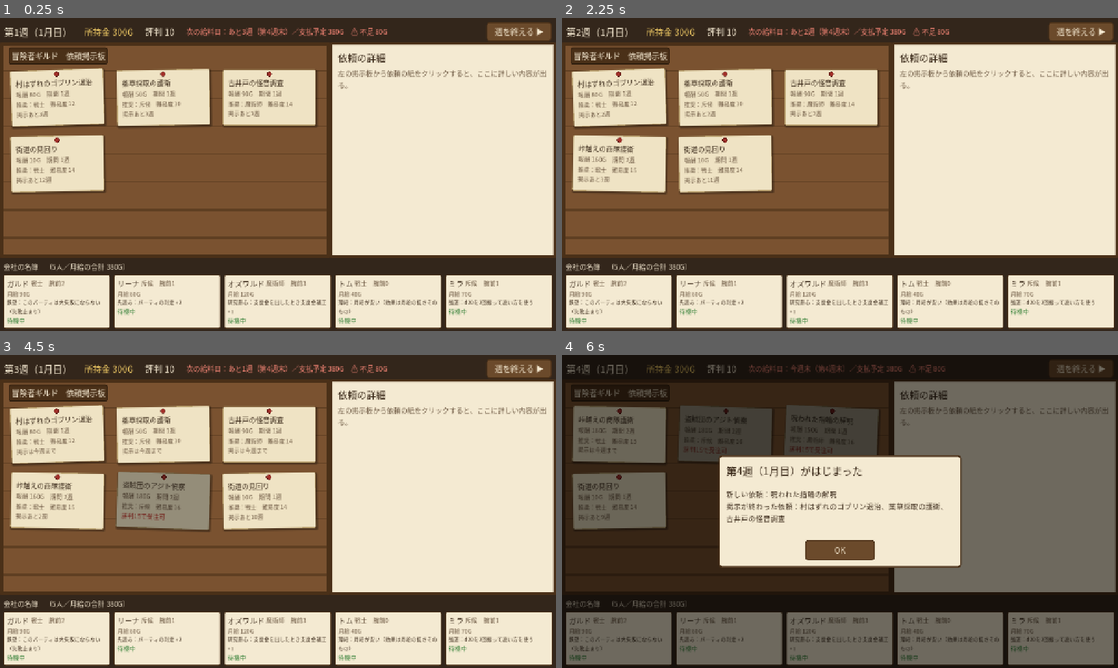
Above: before the commit, frames 1-4 (two rows, left to right).
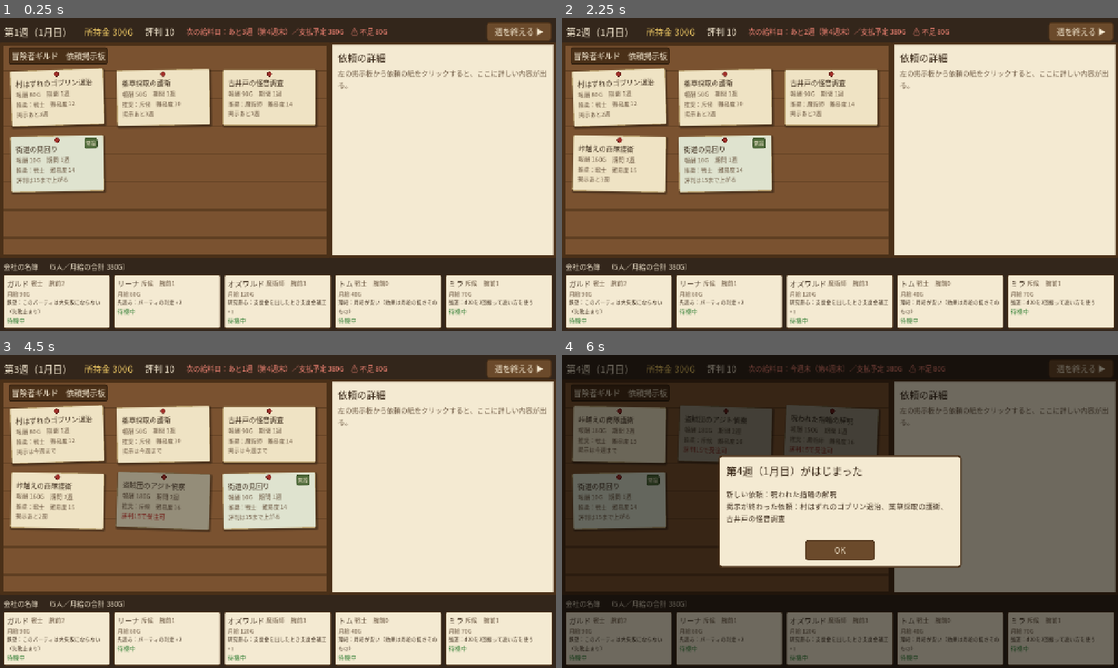
Above: after the commit, the same moments.

Repository: syamisenn99-lab/Game
Game: Godot game, scene res://scenes/main.tscn
Same seed, same stepped clock (60 frames per second), same inputs: the game is played once before the commit and once after it.
Inputs:
- Up to frame 1 (0.25 s): no input
- Up to frame 2 (2.25 s): click "週を終える ▶" at 0.5 s; click "次へ" at 1.25 s; click "OK" at 2 s
- Up to frame 3 (4.5 s): click "週を終える ▶" at 2.75 s; click "次へ" at 3.5 s; click "OK" at 4.25 s
- Up to frame 4 (6 s): click "週を終える ▶" at 5 s; click "次へ" at 5.75 s

The runs differ from the first frame. In frame 1, 0.2% of the frame differs, in the area x 3-18%, y 38-53%; in frame 2, 0.2%; in frame 3, 0.2%, in the area x 41-56%, y 38-53%; in frame 4, 0.1%.

Commit message:
冒険者会社: 常設依頼をUIに表示し、README を更新
- 常設依頼の紙は色を変えて「常設」の札をつけ、評判の上限を表示する
- 詳細パネル・派遣パネル・結果レポートに、評判の上限と、上限で評判が上がらなかったことを表示する
- 派遣パネルで、派遣中の冒険者をプログラムから選べてしまう穴を塞いだ

Co-Authored-By: Claude Opus 5.5 <noreply@anthropic.com>
Claude-Session: https://claude.ai/code/session_015gyMhzKsqmrqZoKM8BQaZ4

Diff:
--- a/adventurer_company/scripts/ui/dispatch_panel.gd
+++ b/adventurer_company/scripts/ui/dispatch_panel.gd
@@ -150,6 +150,8 @@
 	_title.text = "派遣：%s" % q.def.name
 	_subtitle.text = "難易度 %d ／ 推奨職業 %s ／ 期間 %d週 ／ 報酬 %dG" % [
 		q.def.difficulty, c.config.job_name(q.def.job), q.def.weeks, q.def.reward]
+	if q.def.reputation_cap >= 0:
+		_subtitle.text += " ／ 評判は%dまで（いま %d）" % [q.def.reputation_cap, c.reputation]
 
 	UiKit.clear_children(_adventurer_box)
 	_checks.clear()
@@ -218,7 +220,7 @@
 
 func _on_adventurer_toggled(on: bool, adventurer_id: String) -> void:
 	if on and not selected_ids.has(adventurer_id):
-		if selected_ids.size() >= controller.config.party_max:
+		if not controller.adventurer(adventurer_id).is_idle() or selected_ids.size() >= controller.config.party_max:
 			(_checks[adventurer_id] as CheckBox).set_pressed_no_signal(false)
 			return
 		selected_ids.append(adventurer_id)
--- a/adventurer_company/scripts/ui/quest_detail.gd
+++ b/adventurer_company/scripts/ui/quest_detail.gd
@@ -60,6 +60,8 @@
 	grid.add_theme_constant_override("v_separation", 6)
 	_content.add_child(grid)
 	var rep_ok := c.is_unlocked(q)
+	if d.repeatable:
+		_content.add_child(UiKit.label("常設依頼：完了しても掲示板に残り、次の週からまた受けられる（同時に受けられるのは1組だけ）。", 14, UiKit.INFO, true))
 	var rows := [
 		["難易度", str(d.difficulty), UiKit.INK],
 		["期間", "%d週" % d.weeks, UiKit.INK],
@@ -74,9 +76,16 @@
 		rows.append(["状態", "受注中（残り%d週）" % q.weeks_left, UiKit.INFO])
 		rows.append(["パーティ", "、".join(names), UiKit.INK])
 		rows.append(["支度金", "%dG" % c.config.supply_cost(q.supply_tier), UiKit.INK])
+	elif d.repeatable:
+		rows.append(["掲示期限", "なし（常設）", UiKit.INK])
 	else:
 		var left := c.last_listed_week(q) - c.week
 		rows.append(["掲示期限", "今週まで" if left == 0 else "第%d週まで" % c.last_listed_week(q), UiKit.INK])
+	if d.reputation_cap >= 0:
+		var room := maxi(0, d.reputation_cap - c.reputation)
+		rows.append(["評判の上限", "%dまで（いまなら最大 +%d）" % [d.reputation_cap, room], UiKit.INK if room > 0 else UiKit.WARN])
+	if d.repeatable and q.times_completed > 0:
+		rows.append(["完了した回数", "%d回" % q.times_completed, UiKit.INK])
 	for row: Array in rows:
 		grid.add_child(UiKit.label(str(row[0]), 16, UiKit.INK_SOFT))
 		grid.add_child(UiKit.label(str(row[1]), 17, row[2]))
--- a/adventurer_company/scripts/ui/quest_paper.gd
+++ b/adventurer_company/scripts/ui/quest_paper.gd
@@ -5,6 +5,8 @@
 
 const SLOT_SIZE := Vector2(240, 150)
 const PAPER_SIZE := Vector2(214, 128)
+## 常設依頼の紙の色（ギルドが貼りっぱなしにしている少し古びた紙）
+const STANDING_PAPER := Color("dfe3cf")
 
 var quest_id: String = ""
 var _paper: Panel
@@ -28,7 +30,7 @@
 	_paper.pivot_offset = PAPER_SIZE / 2
 	_paper.rotation_degrees = float(hash(quest_id) % 7 - 3) * 0.9
 	_paper.mouse_filter = Control.MOUSE_FILTER_IGNORE
-	_style = UiKit.box(UiKit.PAPER, Color("b89f6e"), 1, 2, 0)
+	_style = UiKit.box(STANDING_PAPER if q.def.repeatable else UiKit.PAPER, Color("b89f6e"), 1, 2, 0)
 	_style.shadow_color = Color(0, 0, 0, 0.35)
 	_style.shadow_size = 4
 	_style.shadow_offset = Vector2(2, 3)
@@ -60,9 +62,18 @@
 		text.add_child(UiKit.label("評判%dで受注可" % q.def.required_reputation, 14, UiKit.BAD))
 	elif in_progress:
 		text.add_child(UiKit.label("残り%d週" % q.weeks_left, 14, UiKit.INFO))
+	elif q.def.repeatable:
+		var cap_text := "評判は%dまで上がる" % q.def.reputation_cap if q.def.reputation_cap >= 0 else "何度でも受けられる"
+		text.add_child(UiKit.label(cap_text, 13, UiKit.INK_SOFT))
 	else:
 		var left := c.last_listed_week(q) - c.week
 		text.add_child(UiKit.label("掲示は今週まで" if left == 0 else "掲示あと%d週" % (left + 1), 13, UiKit.INK_SOFT))
+
+	if q.def.repeatable:
+		var badge := UiKit.label("常設", 12, UiKit.CREAM)
+		badge.add_theme_stylebox_override("normal", UiKit.box(Color("4f6b3a"), Color("2f4520"), 1, 3, 3))
+		badge.position = Vector2(PAPER_SIZE.x - 44, 6)
+		_paper.add_child(badge)
 
 	if locked:
 		_paper.modulate = Color(0.62, 0.62, 0.62)
--- a/adventurer_company/scripts/ui/report_dialog.gd
+++ b/adventurer_company/scripts/ui/report_dialog.gd
@@ -98,6 +98,8 @@
 	if e.reward > 0:
 		money += "（基本 %dG × %d%%）" % [e.base_reward, roundi(check.outcome.reward_rate * 100)]
 	money += " ／ 評判 %s" % UiKit.signed(e.reputation_delta)
+	if e.reputation_capped:
+		money += "（この依頼で上がる評判は%dまで）" % c.quest(e.quest_id).def.reputation_cap
 	v.add_child(UiKit.label(money, 17, UiKit.GOOD if e.reward > 0 else UiKit.BAD))
 	if e.injury != null:
 		v.add_child(UiKit.label("負傷：%sが%s（休養%d週）" % [e.injury.adventurer_name, e.injury.injury_name, e.injury.rest_weeks], 16, UiKit.WARN))
--- a/adventurer_company/tests/run_tests.gd
+++ b/adventurer_company/tests/run_tests.gd
@@ -663,6 +663,13 @@
 	_check(not panel.visible, "派遣すると閉じる")
 	_eq(c.quest("q01").status, QuestState.Status.IN_PROGRESS, "受注中になる")
 	_eq(c.gold, 240, "支度金60Gを払った")
+	main.dispatch_panel.open("s01")
+	main.dispatch_panel.set_adventurer("gald", true)
+	_eq(main.dispatch_panel.selected_ids.size(), 0, "派遣中の冒険者は選べない")
+	main.dispatch_panel.set_adventurer("tom", true)
+	_eq(main.dispatch_panel.selected_ids, ["tom"] as Array[String], "待機中の冒険者は選べる")
+	main.dispatch_panel.cancel_button.pressed.emit()
+	_eq(c.quest("s01").status, QuestState.Status.POSTED, "キャンセルなら派遣しない")
 
 	# 週を終える → 結果レポート → （負傷）→ 次の週。最後まで進めて結果画面を出す
 	var guard := 0
--- a/adventurer_company/tools/capture_screens.gd
+++ b/adventurer_company/tools/capture_screens.gd
@@ -42,6 +42,13 @@
 	dispatch.confirm_button.pressed.emit()
 	_main._on_quest_selected("q01")
 	await _shot("05_in_progress")
+
+	_main._on_quest_selected("s01")
+	await _shot("05a_standing_detail")
+	dispatch.open("s01")
+	dispatch.set_adventurer("tom", true)
+	await _shot("05b_standing_dispatch")
+	dispatch.cancel_button.pressed.emit()
 
 	var shots := 6
 	var guard := 0
Not shown, changed: adventurer_company/README.md
